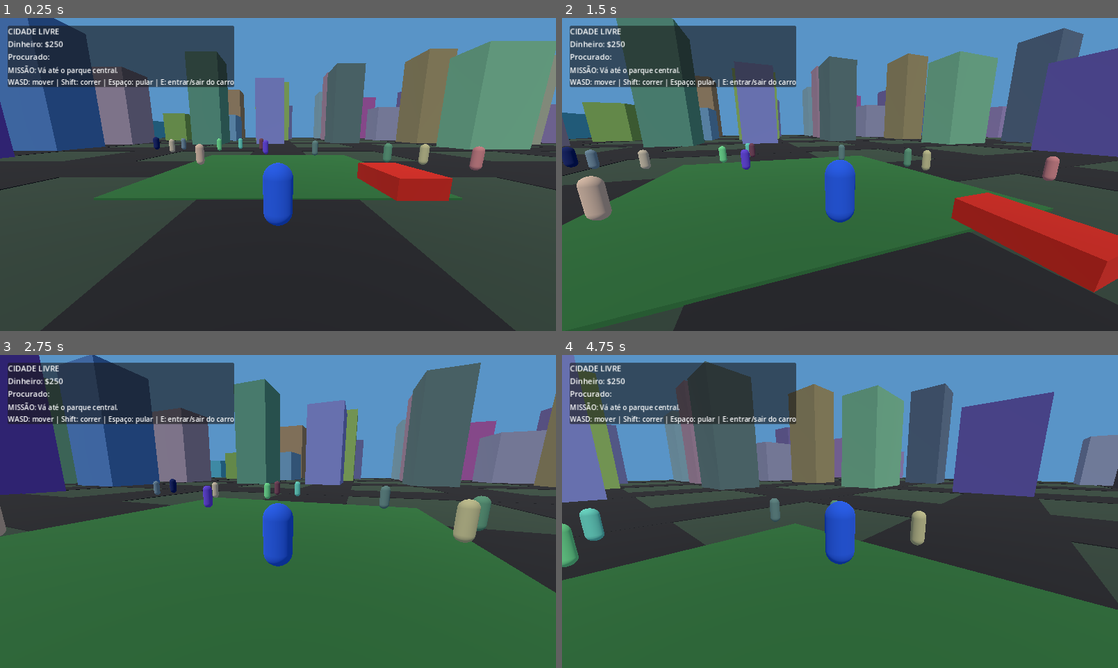
Above: before the commit, frames 1-4 (two rows, left to right).
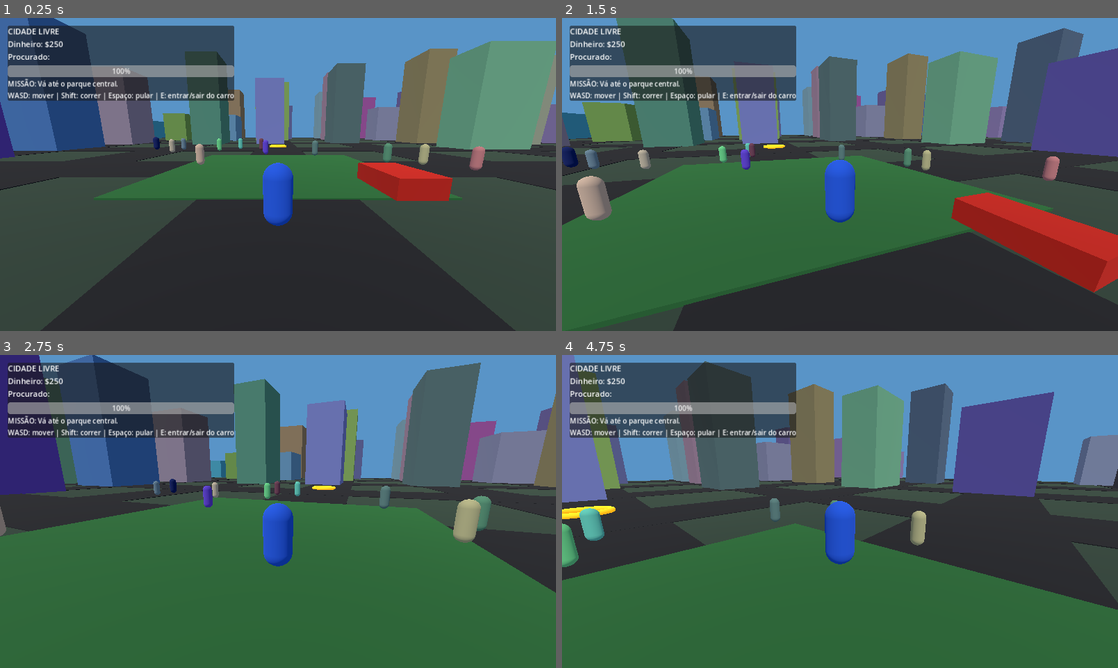
Above: after the commit, the same moments.

Repository: aykon042-cpu/CIDADE-LIVRE
Game: Godot game, scene res://scenes/Main.tscn
Same seed, same stepped clock (60 frames per second), same inputs: the game is played once before the commit and once after it.
Inputs (mouse positions are in pixels of both pictures, inside the frame that each line leads up to):
- Up to frame 1 (0.25 s): no input
- Up to frame 2 (1.5 s): move the mouse to (834, 180) at 0.52 s; hold E (interact) 0.53-1.28 s; hold W (move_forward) from 0.53 s (still down); tap Space (jump) at 0.77 s; move the mouse to (878, 177) at 1.27 s; tap Ctrl (sprint) at 1.35 s
- Up to frame 3 (2.75 s): keep holding W (move_forward); tap Space (jump) at 1.52 s; move the mouse to (233, 508) at 2.02 s; hold E (interact) from 2.03 s (still down)
- Up to frame 4 (4.75 s): move the mouse to (845, 511) at 2.77 s; release W (move_forward) at 2.78 s; release E (interact) at 2.78 s; hold A (move_left) 2.78-3.53 s; tap Ctrl (sprint) at 2.85, 4.35 s; tap Space (jump) at 3.02, 3.77, 4.52 s; move the mouse to (817, 505) at 3.52 s; hold E (interact) 3.53-4.28 s; hold W (move_forward) from 3.53 s (still down); move the mouse to (867, 511) at 4.27 s

The runs differ from the first frame. In frame 1, 3.8% of the frame differs, in the area x 1-52%, y 15-42%; in frame 2, 3.8%; in frame 3, 3.8%; in frame 4, 4.0%, in the area x 0-43%, y 15-53%.
Error in both runs: Invalid assignment of property or key 'waypoints' with value of type 'Array' on a base object of type 'VehicleBody3D (CityTrafficVehicle)'. (res://scripts/worl…

Commit message:
Add health HUD, mission waypoint and vehicle-aware saving

Diff:
--- a/CIDADE_LIVRE_GODOT/scripts/world.gd
+++ b/CIDADE_LIVRE_GODOT/scripts/world.gd
@@ -23,6 +23,9 @@
 var sun_light: DirectionalLight3D
 var day_clock := 0.25
 var police_officer: CharacterBody3D
+var health_bar: ProgressBar
+var mission_marker: MeshInstance3D
+var marker_material: StandardMaterial3D
 
 func _ready() -> void:
 	_build_environment()
@@ -187,6 +190,11 @@
 	hud_label = Label.new()
 	hud_label.add_theme_font_size_override("font_size", 18)
 	column.add_child(hud_label)
+	health_bar = ProgressBar.new()
+	health_bar.max_value = 100.0
+	health_bar.value = 100.0
+	health_bar.custom_minimum_size = Vector2(230, 14)
+	column.add_child(health_bar)
 	mission_label = Label.new()
 	mission_label.text = "MISSÃO: Explore a cidade e encontre o marcador."
 	column.add_child(mission_label)
@@ -211,10 +219,13 @@
 		wanted_level = clampi(int(saved.get("wanted_level", wanted_level)), 0, 5)
 		mission_manager.restore_mission(str(saved.get("mission_id", "first_steps")))
 	mission_manager.start_current()
+	_build_mission_marker()
+	_update_mission_marker()
 	mission_label.text = "MISSÃO: " + mission_manager.get_current_description()
 
 func _on_mission_started(_mission_id: String, title: String) -> void:
 	mission_label.text = "MISSÃO: " + title
+	_update_mission_marker()
 
 func _on_mission_completed(_mission_id: String, reward: int) -> void:
 	money += reward
@@ -226,7 +237,8 @@
 	var mission_id := "completed"
 	if mission_manager != null and mission_manager.current_index < mission_manager.missions.size():
 		mission_id = str(mission_manager.missions[mission_manager.current_index].id)
-	SAVE_MANAGER_SCRIPT.save_game(player, money, wanted_level, mission_id)
+	var save_actor: Node3D = current_vehicle if current_vehicle != null else player
+	SAVE_MANAGER_SCRIPT.save_game(save_actor, money, wanted_level, mission_id)
 
 func _process(delta: float) -> void:
 	day_clock = fposmod(day_clock + delta / 900.0, 1.0)
@@ -235,6 +247,10 @@
 		sun_light.light_energy = lerpf(0.25, 1.1, clampf(sin(day_clock * PI), 0.0, 1.0))
 	if police_officer != null:
 		police_officer.wanted_level = wanted_level
+	if player != null and health_bar != null:
+		health_bar.value = player.health
+	if mission_marker != null:
+		mission_marker.rotate_y(delta * 0.8)
 	if mission_manager != null:
 		var mission_position := player.global_position if player != null else Vector3.ZERO
 		if current_vehicle != null:
@@ -245,6 +261,31 @@
 		save_timer = 0.0
 		_save_progress()
 
+func _build_mission_marker() -> void:
+	mission_marker = MeshInstance3D.new()
+	mission_marker.name = "MissionWaypoint"
+	var ring := TorusMesh.new()
+	ring.inner_radius = 1.4
+	ring.outer_radius = 1.8
+	mission_marker.mesh = ring
+	mission_marker.position.y = 0.25
+	marker_material = StandardMaterial3D.new()
+	marker_material.albedo_color = Color(1.0, 0.78, 0.12)
+	marker_material.emission_enabled = true
+	marker_material.emission = Color(1.0, 0.55, 0.05)
+	mission_marker.material_override = marker_material
+	add_child(mission_marker)
+
+func _update_mission_marker() -> void:
+	if mission_marker == null or mission_manager == null:
+		return
+	if mission_manager.current_index >= mission_manager.missions.size():
+		mission_marker.visible = false
+		return
+	mission_marker.visible = true
+	var target: Vector3 = mission_manager.get_current_target()
+	mission_marker.global_position = target + Vector3.UP * 0.3
+
 func _exit_tree() -> void:
 	_save_progress()
 
